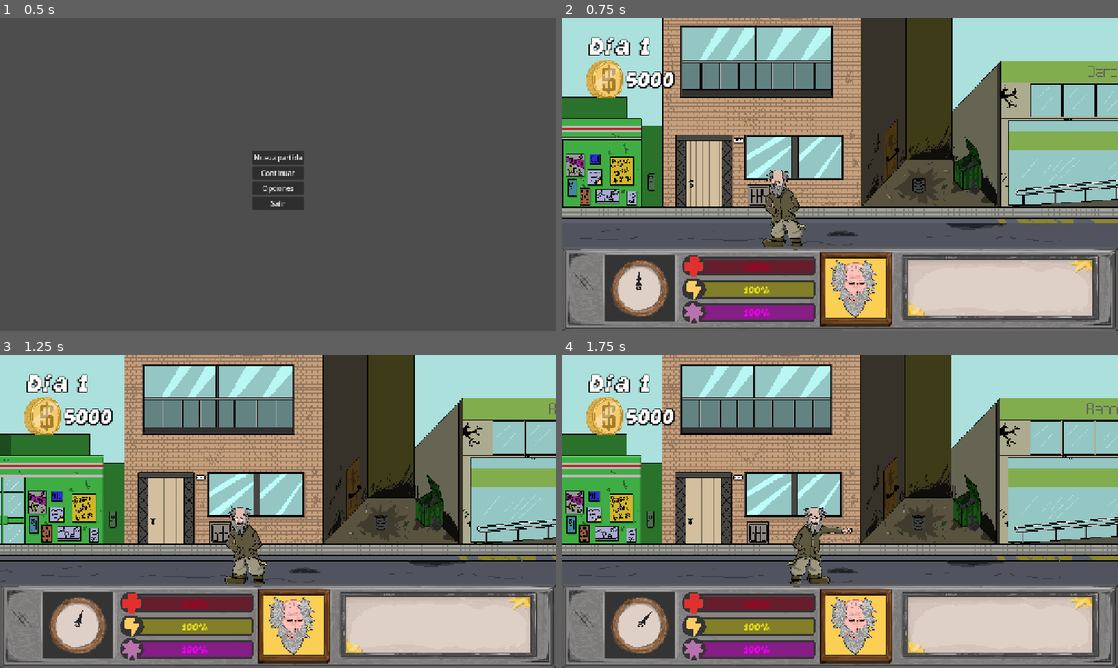
Above: before the commit, frames 1-4 (two rows, left to right).
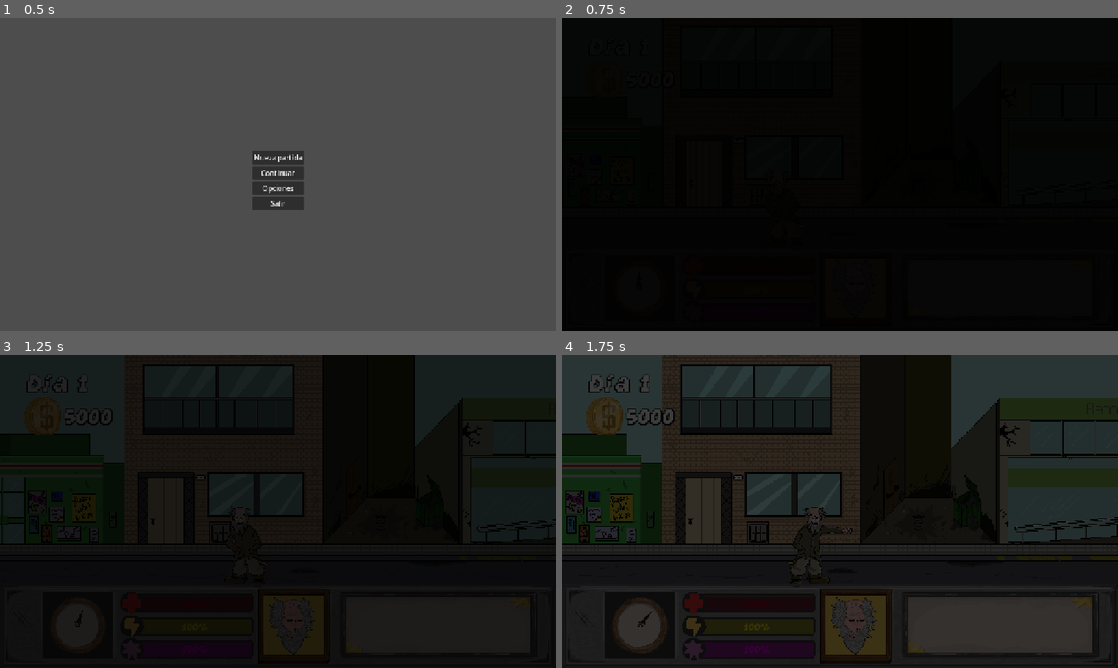
Above: after the commit, the same moments.

Repository: FrancisCuarto/GGJ_PJCT_Godot_Repository
Game: Godot game, scene res://systems/main_menu.tscn
Same seed, same stepped clock (60 frames per second), same inputs: the game is played once before the commit and once after it.
Inputs (mouse positions are in pixels of both pictures, inside the frame that each line leads up to):
- Up to frame 1 (0.5 s): no input
- Up to frame 2 (0.75 s): click "Nueva partida" at 0.5 s
- Up to frame 3 (1.25 s): no input
- Up to frame 4 (1.75 s): move the mouse to (962, 495) at 1.27 s; hold D (right) from 1.28 s (still down); hold Space (pegar) from 1.28 s (still down); click (962, 495) at 1.42 s

Frame 1 is identical in both runs. In frame 2, 95% of the frame differs, in the area x 0-100%, y 0-100%; in frame 3, 94%; in frame 4, 95%.

Commit message:
checkpoint

Diff:
--- a/proyecto-ggj/limpieza_minigame.gd
+++ b/proyecto-ggj/limpieza_minigame.gd
@@ -7,6 +7,8 @@
 @export var mancha_scene: PackedScene
 @export var min_manchas := 5
 @export var max_manchas := 7
+@export var sonidos_limpiar: Array[AudioStream] = []
+@onready var audio_limpiar: AudioStreamPlayer2D = $AudioLimpiar
 
 
 
@@ -26,6 +28,14 @@
 	)
 	spawnear_manchas()
 	manchas = $Parabrisas/ManchaLayer.get_children()
+
+func reproducir_limpiar():
+	if sonidos_limpiar.is_empty():
+		return
+
+	var sonido: AudioStream = sonidos_limpiar.pick_random()
+	audio_limpiar.stream = sonido
+	audio_limpiar.play()
 
 
 func spawnear_manchas():
--- a/proyecto-ggj/main.tscn
+++ b/proyecto-ggj/main.tscn
@@ -311,7 +311,6 @@
 
 [node name="DayTransition" type="CanvasLayer" parent="." groups=["day_transition"]]
 process_mode = 3
-visible = false
 script = ExtResource("15_074og")
 
 [node name="Root" type="Control" parent="DayTransition"]
@@ -335,7 +334,6 @@
 
 [node name="EndDayUI" type="CanvasLayer" parent="." groups=["end_day"]]
 process_mode = 3
-visible = false
 script = ExtResource("16_2cqfq")
 
 [node name="Background" type="Panel" parent="EndDayUI"]
@@ -390,7 +388,6 @@
 text = "Ir a la tienda"
 
 [node name="ShopUI" parent="." groups=["shop_ui"] instance=ExtResource("21_getpj")]
-visible = false
 
 [node name="AudioStreamPlayer" type="AudioStreamPlayer" parent="."]
 process_mode = 3
--- a/proyecto-ggj/minigames/limpieza/limpieza_minigame.tscn
+++ b/proyecto-ggj/minigames/limpieza/limpieza_minigame.tscn
@@ -76,3 +76,5 @@
 process_mode = 3
 z_index = 100
 anchors_preset = 0
+
+[node name="AudioLimpiar" type="AudioStreamPlayer2D" parent="Root UI"]
--- a/proyecto-ggj/player.gd
+++ b/proyecto-ggj/player.gd
@@ -8,6 +8,15 @@
 @onready var animated_sprite := $AnimatedSprite2D
 var mask_offset_base: Vector2
 var tiempo_frenado := 0.0
+@export var sonidos_golpe: Array[AudioStream] = []
+@onready var audio_golpe: AudioStreamPlayer2D = $AudioGolpe
+
+
+
+
+
+@export var mask_offset_right := Vector2(60, 0)
+@export var mask_offset_left := Vector2(20, 0)
 
 
 @onready var sprite := $Sprite2D
@@ -18,6 +27,8 @@
 
 func _ready():
 	mask_offset_base = mask_sprite.position
+	actualizar_mascara()
+
 
 
 
@@ -67,13 +78,16 @@
 
 	if Input.is_action_pressed("pegar"):
 		animated_sprite.play("pegar")
+		reproducir_golpe()
 
-	if dir > 0:
-		mask_sprite.position = mask_offset_base + Vector2(10, 0)
-	else:
-		mask_sprite.position = mask_offset_base + Vector2(-20, 0)
+	actualizar_mascara()
+
+	#if dir > 0:
+		#mask_sprite.position = mask_offset_base + Vector2(-10, 0)
+	#else:
+		#mask_sprite.position = mask_offset_base + Vector2(20, 0)
 	#if dir == 0 and mask_sprite.flip_h:
-		#mask_sprite.position = mask_offset_base + Vector2(-20,0)
+		#mask_sprite.position = mask_offset_base + Vector2(20,0)
 	#elif dir == 0 and !mask_sprite.flip_h:
 		#mask_sprite.position = mask_offset_base + Vector2(0,0)
 
@@ -83,3 +97,20 @@
 		mask_sprite.texture = MaskManager.mascara_equipada.sprite
 	else:
 		mask_sprite.texture = null
+
+
+func actualizar_mascara():
+	if sprite.flip_h:
+		# Mirando a la izquierda
+		mask_sprite.position = mask_offset_base + mask_offset_left
+	else:
+		# Mirando a la derecha
+		mask_sprite.position = mask_offset_base + mask_offset_right
+
+func reproducir_golpe():
+	if sonidos_golpe.is_empty():
+		return
+
+	var sonido: AudioStream = sonidos_golpe.pick_random()
+	audio_golpe.stream = sonido
+	audio_golpe.play()
--- a/proyecto-ggj/player.tscn
+++ b/proyecto-ggj/player.tscn
@@ -1,12 +1,18 @@
-[gd_scene load_steps=11 format=3 uid="uid://cyju4a84tud8p"]
+[gd_scene load_steps=17 format=3 uid="uid://cyju4a84tud8p"]
 
 [ext_resource type="Script" uid="uid://1tmqyv1id2ox" path="res://player.gd" id="1_onrkg"]
+[ext_resource type="AudioStream" uid="uid://jgtswm5llt3k" path="res://sounds/player_sounds/Piña_4.wav" id="2_bwjto"]
 [ext_resource type="Texture2D" uid="uid://bvya4ulj22qh5" path="res://Player/Puchito Uy quieto.png" id="2_onrkg"]
 [ext_resource type="Texture2D" uid="uid://t51k0jjqdgf4" path="res://Player/Puchito Piña.png" id="3_1jxqw"]
 [ext_resource type="Texture2D" uid="uid://dsat8bvsilyjs" path="res://Player/Puchito Run 2.png" id="3_2hs0m"]
+[ext_resource type="AudioStream" uid="uid://bbh2r52b1fr8h" path="res://sounds/player_sounds/Piña_6.wav" id="3_606se"]
 [ext_resource type="Texture2D" uid="uid://dihpsbp4gggq3" path="res://Player/Puchito Run.png" id="4_1jxqw"]
+[ext_resource type="AudioStream" uid="uid://b3oxqxsu7rftg" path="res://sounds/player_sounds/Piña_7.wav" id="4_u1c27"]
 [ext_resource type="Texture2D" uid="uid://ci4xdj6jtccyy" path="res://Player/Puchito Walk 2.png" id="5_dw050"]
+[ext_resource type="AudioStream" uid="uid://djbg2gtnev2xu" path="res://sounds/player_sounds/Piña_8.wav" id="5_op7ga"]
 [ext_resource type="Texture2D" uid="uid://cqyo7sgbt7xgk" path="res://Player/Puchito Walk.png" id="6_b26j0"]
+[ext_resource type="AudioStream" uid="uid://b7wqv2h6ojvn2" path="res://sounds/player_sounds/Piña_9.wav" id="6_q13i1"]
+[ext_resource type="AudioStream" uid="uid://dv45ffqlug3b" path="res://sounds/player_sounds/Piña_10.wav" id="7_pylmc"]
 [ext_resource type="Texture2D" uid="uid://bcvu76gret58r" path="res://assets/mask_textures/messi.png" id="8_dw050"]
 
 [sub_resource type="SpriteFrames" id="SpriteFrames_n7ghd"]
@@ -68,6 +74,7 @@
 
 [node name="Player" type="CharacterBody2D"]
 script = ExtResource("1_onrkg")
+sonidos_golpe = Array[AudioStream]([ExtResource("2_bwjto"), ExtResource("3_606se"), ExtResource("4_u1c27"), ExtResource("5_op7ga"), ExtResource("6_q13i1"), ExtResource("7_pylmc")])
 metadata/_edit_group_ = true
 
 [node name="Sprite2D" type="Sprite2D" parent="."]
@@ -79,8 +86,8 @@
 animation = &"idle"
 
 [node name="MaskSprite" type="Sprite2D" parent="."]
-position = Vector2(-14.000001, -81)
-scale = Vector2(0.8, 0.677)
+position = Vector2(-50, -81)
+scale = Vector2(0.6, 0.508)
 texture = ExtResource("8_dw050")
 offset = Vector2(20, 0)
 
@@ -90,4 +97,4 @@
 [node name="AudioListener2D" type="AudioListener2D" parent="."]
 current = true
 
-[node name="AudioStreamPlayer2D" type="AudioStreamPlayer2D" parent="."]
+[node name="AudioGolpe" type="AudioStreamPlayer2D" parent="."]
Not shown, added: proyecto-ggj/sounds/player_sounds/Piña_10.wav.import
Not shown, added: proyecto-ggj/sounds/player_sounds/Piña_4.wav.import
Not shown, added: proyecto-ggj/sounds/player_sounds/Piña_6.wav.import
Not shown, added: proyecto-ggj/sounds/player_sounds/Piña_7.wav.import
Not shown, added: proyecto-ggj/sounds/player_sounds/Piña_8.wav.import
Not shown, added: proyecto-ggj/sounds/player_sounds/Piña_9.wav.import
Not shown, added: proyecto-ggj/sounds/player_sounds/Piña_10.wav
Not shown, added: proyecto-ggj/sounds/player_sounds/Piña_4.wav
Not shown, added: proyecto-ggj/sounds/player_sounds/Piña_6.wav
Not shown, added: proyecto-ggj/sounds/player_sounds/Piña_7.wav
Not shown, added: proyecto-ggj/sounds/player_sounds/Piña_8.wav
Not shown, added: proyecto-ggj/sounds/player_sounds/Piña_9.wav
